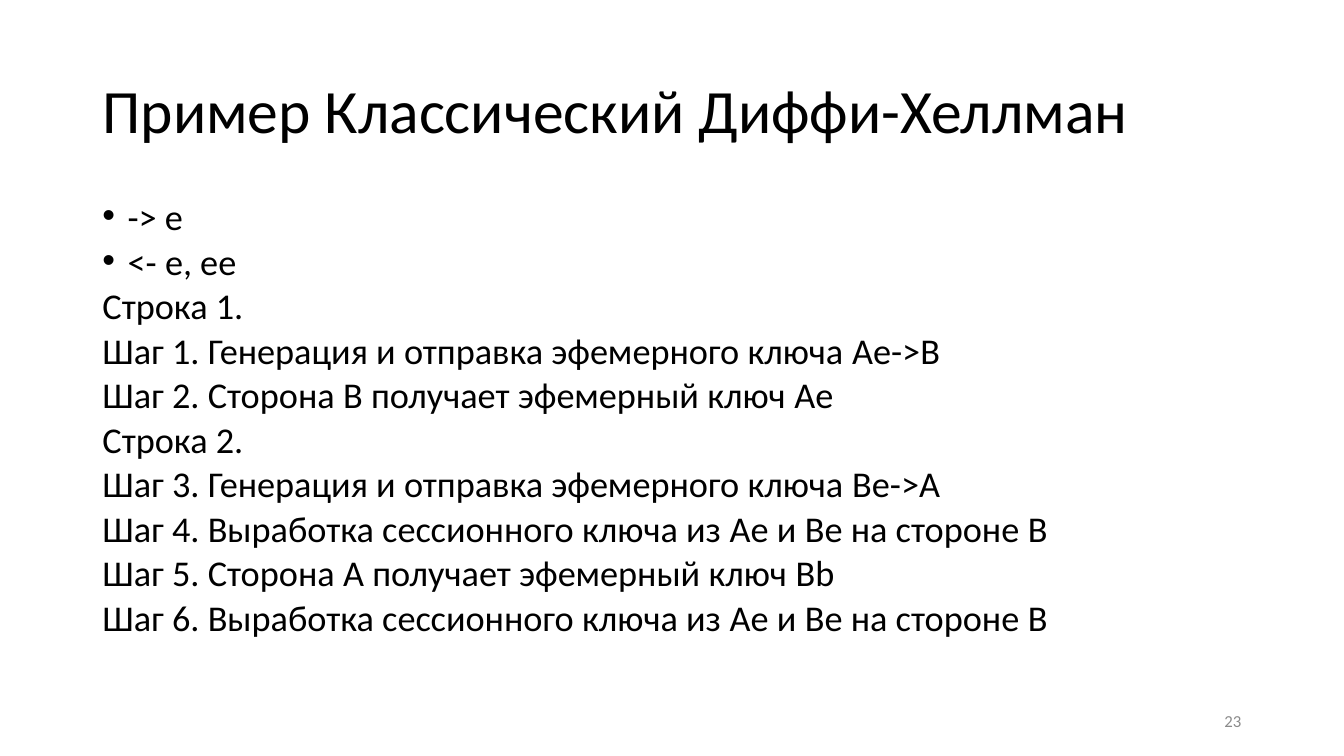
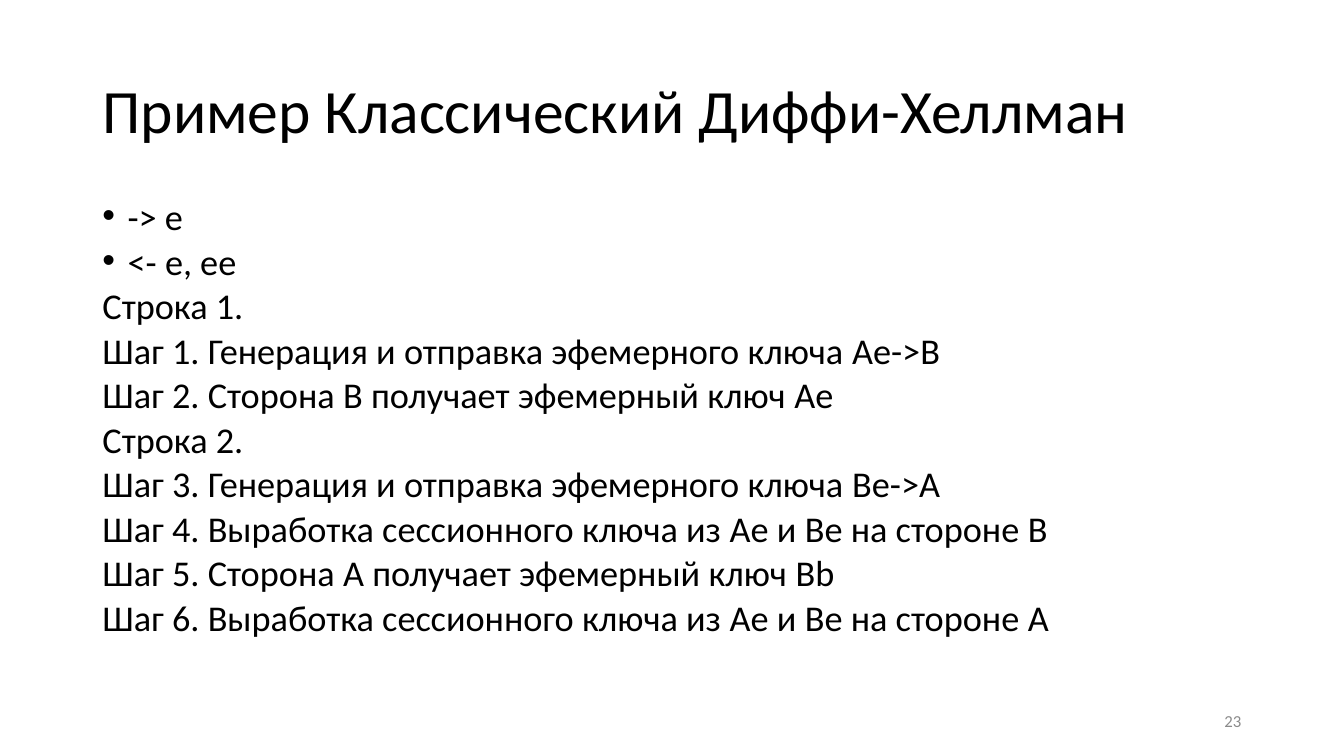
Before and after one commit to CryptoCourse/CryptoLectures, a slide deck: slide 23 of Lectures/Lecture0x2.pptx. Drawn at 1344x756 pixels with LibreOffice and Linux fonts; fonts in the diff are those of the drawing. Boxes give left, top, right and bottom in pixels: in the first picture for what was removed or moved away, otherwise in the second. Text is boxed around its words. In the diff, an @@ line names an element or a change of style, - is before the commit and + after.

```diff
--- a/Lectures/Lecture0x2.pptx
+++ b/Lectures/Lecture0x2.pptx
@@ text at (102, 606, 1049, 637): text changed @@
-Шаг 6. Выработка сессионного ключа из Ae и Be на стороне B
+Шаг 6. Выработка сессионного ключа из Ae и Be на стороне A
```
Also in this commit, not shown: 1 other file.
